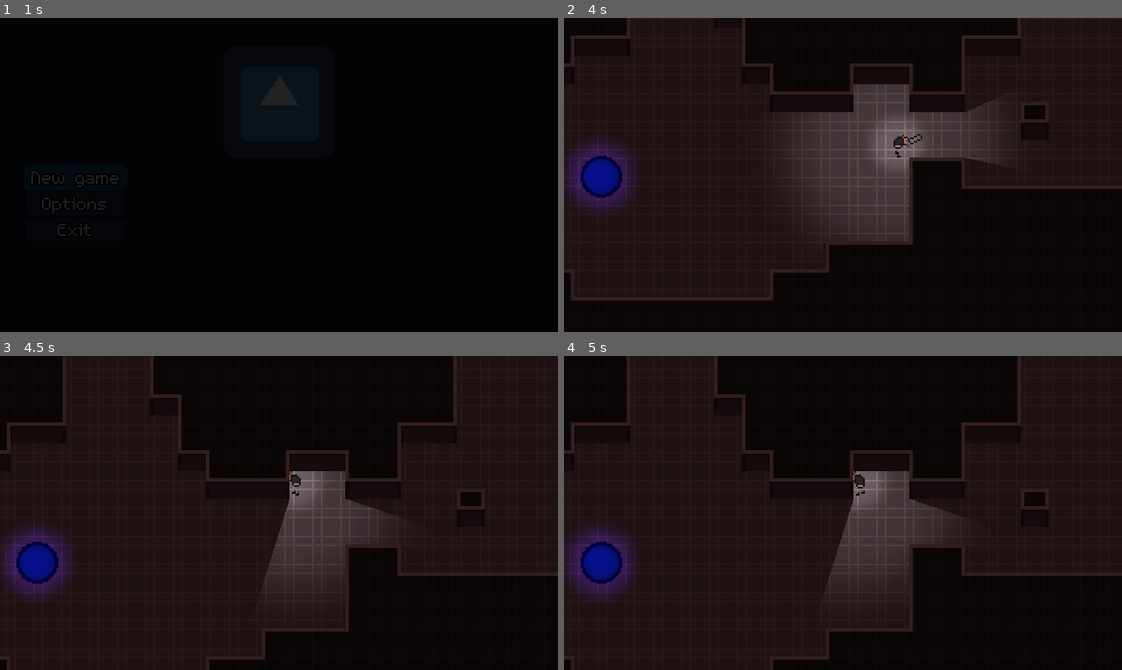
Above: before the commit, frames 1-4 (two rows, left to right).
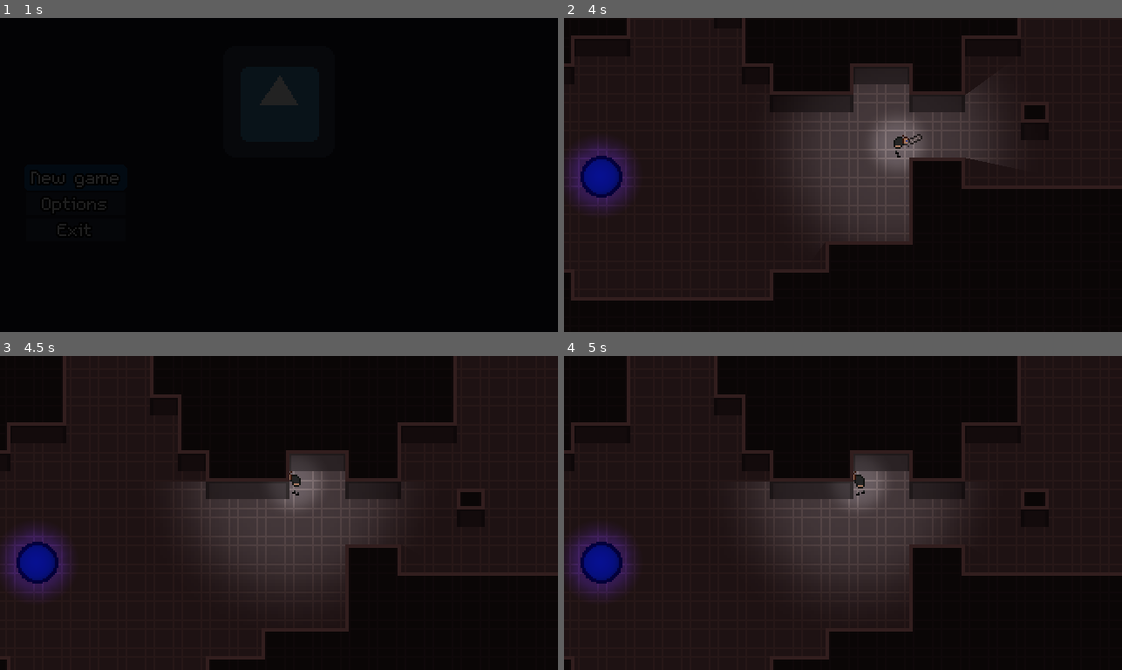
Above: after the commit, the same moments.

Repository: Evanaellio/ludumdare46
Game: Godot game, scene res://Game/Game.tscn
Same seed, same stepped clock (60 frames per second), same inputs: the game is played once before the commit and once after it. The engine's default icon, where the game draws it, is replaced by a stand-in: a white triangle on a blue panel in a dark square.
Inputs (mouse positions are in pixels of both pictures, inside the frame that each line leads up to):
- Up to frame 1 (1 s): click "New game" at 0.5 s
- Up to frame 2 (4 s): tap Enter at 1.25 s; move the mouse to (965, 159) at 1.27 s; hold D (Right) 1.28-2.03 s; tap Space (Attack) every 0.75 s from 1.35 to 3.6 s; move the mouse to (731, 190) at 2.02 s; hold S (Down) 2.03-2.78 s; move the mouse to (898, 105) at 2.77 s; hold D (Right) 2.78-3.53 s; move the mouse to (815, 237) at 3.52 s; hold W (Up) from 3.53 s (still down)
- Up to frame 3 (4.5 s): move the mouse to (446, 560) at 4.27 s; release W (Up) at 4.28 s; hold A (Left) from 4.28 s (still down); tap Space (Attack) at 4.35 s
- Up to frame 4 (5 s): keep holding A (Left)

Frame 1 is identical in both runs. In frame 2, 0.1% of the frame differs, in the area x 71-75%, y 23-30%; in frame 3, 3.4%, in the area x 34-70%, y 31-72%; in frame 4, 3.4%.

Commit message:
Update occlusion map

Diff:
--- a/Levels/TestScene.tscn
+++ b/Levels/TestScene.tscn
@@ -6,116 +6,116 @@
 [ext_resource path="res://Prefabs/Spawner/Spawner.tscn" type="PackedScene" id=4]
 [ext_resource path="res://Assets/Map/tileset.png" type="Texture" id=5]
 
-[sub_resource type="OccluderPolygon2D" id=22]
-polygon = PoolVector2Array( 0, 0, 16, 0, 16, 16, 0, 16 )
-
-[sub_resource type="ConvexPolygonShape2D" id=1]
-points = PoolVector2Array( 0, 0, 16, 0, 16, 16, 0, 16 )
-
-[sub_resource type="OccluderPolygon2D" id=23]
+[sub_resource type="OccluderPolygon2D" id=1]
 polygon = PoolVector2Array( 0, 0, 16, 0, 16, 16, 0, 16 )
 
 [sub_resource type="ConvexPolygonShape2D" id=2]
 points = PoolVector2Array( 0, 0, 16, 0, 16, 16, 0, 16 )
 
-[sub_resource type="OccluderPolygon2D" id=24]
-polygon = PoolVector2Array( 0, 0, 16, 0, 16, 16, 0, 16 )
-
-[sub_resource type="ConvexPolygonShape2D" id=3]
+[sub_resource type="OccluderPolygon2D" id=3]
+polygon = PoolVector2Array( 0, 0, 16, 0, 16, 6, 8, 6, 8, 16, 0, 16 )
+
+[sub_resource type="ConvexPolygonShape2D" id=4]
 points = PoolVector2Array( 0, 0, 16, 0, 16, 16, 0, 16 )
 
-[sub_resource type="NavigationPolygon" id=4]
+[sub_resource type="OccluderPolygon2D" id=5]
+polygon = PoolVector2Array( 8, 6, 8, 16, 16, 16, 16, 0, 0, 0, 0, 6 )
+
+[sub_resource type="ConvexPolygonShape2D" id=6]
+points = PoolVector2Array( 0, 0, 16, 0, 16, 16, 0, 16 )
+
+[sub_resource type="NavigationPolygon" id=7]
 vertices = PoolVector2Array( 16, 0, 8, 0, 8, 10, 16, 10 )
 polygons = [ PoolIntArray( 0, 1, 2, 3 ) ]
 
-[sub_resource type="OccluderPolygon2D" id=26]
+[sub_resource type="OccluderPolygon2D" id=8]
 polygon = PoolVector2Array( 8, 0, 8, 10, 16, 10, 16, 16, 0, 16, 0, 0 )
 
-[sub_resource type="ConvexPolygonShape2D" id=5]
+[sub_resource type="ConvexPolygonShape2D" id=9]
 points = PoolVector2Array( 0, 0, 8, 0, 8, 16, 0, 16 )
 
-[sub_resource type="NavigationPolygon" id=6]
+[sub_resource type="NavigationPolygon" id=10]
 vertices = PoolVector2Array( 0, 0, 8, 0, 8, 10, 0, 10 )
 polygons = [ PoolIntArray( 0, 1, 2, 3 ) ]
 
-[sub_resource type="OccluderPolygon2D" id=27]
+[sub_resource type="OccluderPolygon2D" id=11]
 polygon = PoolVector2Array( 8, 10, 0, 10, 0, 16, 16, 16, 16, 0, 8, 0 )
 
-[sub_resource type="ConvexPolygonShape2D" id=7]
+[sub_resource type="ConvexPolygonShape2D" id=12]
 points = PoolVector2Array( 8, 0, 16, 0, 16, 16, 8, 16 )
 
-[sub_resource type="NavigationPolygon" id=8]
+[sub_resource type="NavigationPolygon" id=13]
 vertices = PoolVector2Array( 0, 0, 16, 0, 16, 16, 0, 16 )
 polygons = [ PoolIntArray( 0, 1, 2, 3 ) ]
 
+[sub_resource type="OccluderPolygon2D" id=14]
+polygon = PoolVector2Array( 0, 0, 16, 0, 16, 6, 0, 6 )
+
+[sub_resource type="ConvexPolygonShape2D" id=15]
+points = PoolVector2Array( 0, 0, 16, 0, 16, 16, 0, 16 )
+
+[sub_resource type="NavigationPolygon" id=16]
+vertices = PoolVector2Array( 16, 10, 0, 10, 0, 0, 16, 0 )
+polygons = [ PoolIntArray( 0, 1, 2, 3 ) ]
+
+[sub_resource type="OccluderPolygon2D" id=17]
+polygon = PoolVector2Array( 16, 16, 0, 16, 0, 10, 16, 10 )
+
+[sub_resource type="NavigationPolygon" id=18]
+vertices = PoolVector2Array( 16, 16, 8, 16, 8, 0, 16, 0 )
+polygons = [ PoolIntArray( 0, 1, 2, 3 ) ]
+
+[sub_resource type="OccluderPolygon2D" id=19]
+polygon = PoolVector2Array( 0, 16, 8, 16, 8, 0, 0, 0 )
+
+[sub_resource type="ConvexPolygonShape2D" id=20]
+points = PoolVector2Array( 0, 0, 8, 0, 8, 16, 0, 16 )
+
+[sub_resource type="NavigationPolygon" id=21]
+vertices = PoolVector2Array( 8, 16, 0, 16, 0, 0, 8, 0 )
+polygons = [ PoolIntArray( 0, 1, 2, 3 ) ]
+
+[sub_resource type="OccluderPolygon2D" id=22]
+polygon = PoolVector2Array( 16, 16, 8, 16, 8, 0, 16, 0 )
+
+[sub_resource type="ConvexPolygonShape2D" id=23]
+points = PoolVector2Array( 16, 16, 8, 16, 8, 0, 16, 0 )
+
+[sub_resource type="NavigationPolygon" id=24]
+vertices = PoolVector2Array( 16, 16, 8, 16, 8, 0, 16, 0 )
+polygons = [ PoolIntArray( 0, 1, 2, 3 ) ]
+
 [sub_resource type="OccluderPolygon2D" id=25]
-polygon = PoolVector2Array( 0, 0, 16, 0, 16, 16, 0, 16 )
-
-[sub_resource type="ConvexPolygonShape2D" id=9]
-points = PoolVector2Array( 0, 0, 16, 0, 16, 16, 0, 16 )
-
-[sub_resource type="NavigationPolygon" id=10]
-vertices = PoolVector2Array( 16, 10, 0, 10, 0, 0, 16, 0 )
+polygon = PoolVector2Array( 0, 0, 8, 0, 8, 6, 0, 6 )
+
+[sub_resource type="ConvexPolygonShape2D" id=26]
+points = PoolVector2Array( 0, 0, 8, 0, 8, 16, 0, 16 )
+
+[sub_resource type="NavigationPolygon" id=27]
+vertices = PoolVector2Array( 8, 16, 0, 16, 0, 0, 8, 0 )
 polygons = [ PoolIntArray( 0, 1, 2, 3 ) ]
 
 [sub_resource type="OccluderPolygon2D" id=28]
-polygon = PoolVector2Array( 16, 16, 0, 16, 0, 10, 16, 10 )
-
-[sub_resource type="NavigationPolygon" id=11]
-vertices = PoolVector2Array( 16, 16, 8, 16, 8, 0, 16, 0 )
-polygons = [ PoolIntArray( 0, 1, 2, 3 ) ]
-
-[sub_resource type="OccluderPolygon2D" id=29]
-polygon = PoolVector2Array( 0, 16, 8, 16, 8, 0, 0, 0 )
-
-[sub_resource type="ConvexPolygonShape2D" id=12]
-points = PoolVector2Array( 0, 0, 8, 0, 8, 16, 0, 16 )
-
-[sub_resource type="NavigationPolygon" id=13]
-vertices = PoolVector2Array( 8, 16, 0, 16, 0, 0, 8, 0 )
-polygons = [ PoolIntArray( 0, 1, 2, 3 ) ]
-
-[sub_resource type="OccluderPolygon2D" id=30]
-polygon = PoolVector2Array( 16, 16, 8, 16, 8, 0, 16, 0 )
-
-[sub_resource type="ConvexPolygonShape2D" id=14]
+polygon = PoolVector2Array( 16, 6, 8, 6, 8, 0, 16, 0 )
+
+[sub_resource type="ConvexPolygonShape2D" id=29]
 points = PoolVector2Array( 16, 16, 8, 16, 8, 0, 16, 0 )
 
-[sub_resource type="NavigationPolygon" id=15]
-vertices = PoolVector2Array( 16, 16, 8, 16, 8, 0, 16, 0 )
-polygons = [ PoolIntArray( 0, 1, 2, 3 ) ]
-
-[sub_resource type="OccluderPolygon2D" id=31]
-polygon = PoolVector2Array( 0, 0, 8, 0, 8, 16, 0, 16 )
-
-[sub_resource type="ConvexPolygonShape2D" id=16]
-points = PoolVector2Array( 0, 0, 8, 0, 8, 16, 0, 16 )
-
-[sub_resource type="NavigationPolygon" id=17]
-vertices = PoolVector2Array( 8, 16, 0, 16, 0, 0, 8, 0 )
-polygons = [ PoolIntArray( 0, 1, 2, 3 ) ]
-
-[sub_resource type="OccluderPolygon2D" id=32]
-polygon = PoolVector2Array( 16, 16, 8, 16, 8, 0, 16, 0 )
-
-[sub_resource type="ConvexPolygonShape2D" id=18]
-points = PoolVector2Array( 16, 16, 8, 16, 8, 0, 16, 0 )
-
-[sub_resource type="NavigationPolygon" id=19]
+[sub_resource type="NavigationPolygon" id=30]
 vertices = PoolVector2Array( 8, 16, 8, 10, 0, 10, 0, 0, 16, 0, 16, 16 )
 polygons = [ PoolIntArray( 0, 1, 2, 3, 4, 5 ) ]
 
-[sub_resource type="OccluderPolygon2D" id=33]
+[sub_resource type="OccluderPolygon2D" id=31]
 polygon = PoolVector2Array( 0, 16, 8, 16, 8, 10, 0, 10 )
 
-[sub_resource type="NavigationPolygon" id=20]
+[sub_resource type="NavigationPolygon" id=32]
 vertices = PoolVector2Array( 8, 16, 8, 10, 16, 10, 16, 0, 0, 0, 0, 16 )
 polygons = [ PoolIntArray( 0, 1, 2, 3, 4, 5 ) ]
 
-[sub_resource type="OccluderPolygon2D" id=34]
+[sub_resource type="OccluderPolygon2D" id=33]
 polygon = PoolVector2Array( 16, 16, 8, 16, 8, 10, 16, 10 )
 
-[sub_resource type="TileSet" id=21]
+[sub_resource type="TileSet" id=34]
 1/name = "tileset.png 1"
 1/texture = ExtResource( 5 )
 1/tex_offset = Vector2( 0, 0 )
@@ -123,18 +123,18 @@
 1/region = Rect2( 0, 0, 16, 16 )
 1/tile_mode = 0
 1/occluder_offset = Vector2( 0, 0 )
-1/occluder = SubResource( 22 )
+1/occluder = SubResource( 1 )
 1/navigation_offset = Vector2( 0, 0 )
 1/shape_offset = Vector2( 0, 0 )
 1/shape_transform = Transform2D( 1, 0, 0, 1, 0, 0 )
-1/shape = SubResource( 1 )
+1/shape = SubResource( 2 )
 1/shape_one_way = false
 1/shape_one_way_margin = 1.0
 1/shapes = [ {
 "autotile_coord": Vector2( 0, 0 ),
 "one_way": false,
 "one_way_margin": 1.0,
-"shape": SubResource( 1 ),
+"shape": SubResource( 2 ),
 "shape_transform": Transform2D( 1, 0, 0, 1, 0, 0 )
 } ]
 1/z_index = 0
@@ -145,18 +145,18 @@
 2/region = Rect2( 32, 0, 16, 16 )
 2/tile_mode = 0
 2/occluder_offset = Vector2( 0, 0 )
-2/occluder = SubResource( 25 )
+2/occluder = SubResource( 14 )
 2/navigation_offset = Vector2( 0, 0 )
 2/shape_offset = Vector2( 0, 0 )
 2/shape_transform = Transform2D( 1, 0, 0, 1, 0, 0 )
-2/shape = SubResource( 9 )
+2/shape = SubResource( 15 )
 2/shape_one_way = false
 2/shape_one_way_margin = 1.0
 2/shapes = [ {
 "autotile_coord": Vector2( 0, 0 ),
 "one_way": false,
 "one_way_margin": 1.0,
-"shape": SubResource( 9 ),
+"shape": SubResource( 15 ),
 "shape_transform": Transform2D( 1, 0, 0, 1, 0, 0 )
 } ]
 2/z_index = 0
@@ -206,19 +206,19 @@
 5/region = Rect2( 48, 16, 16, 16 )
 5/tile_mode = 0
 5/occluder_offset = Vector2( 0, 0 )
-5/occluder = SubResource( 30 )
+5/occluder = SubResource( 22 )
 5/navigation_offset = Vector2( 0, 0 )
-5/navigation = SubResource( 13 )
+5/navigation = SubResource( 21 )
 5/shape_offset = Vector2( 0, 0 )
 5/shape_transform = Transform2D( 1, 0, 0, 1, 0, 0 )
-5/shape = SubResource( 14 )
+5/shape = SubResource( 23 )
 5/shape_one_way = false
 5/shape_one_way_margin = 1.0
 5/shapes = [ {
 "autotile_coord": Vector2( 0, 0 ),
 "one_way": false,
 "one_way_margin": 1.0,
-"shape": SubResource( 14 ),
+"shape": SubResource( 23 ),
 "shape_transform": Transform2D( 1, 0, 0, 1, 0, 0 )
 } ]
 5/z_index = 0
@@ -229,19 +229,19 @@
 6/region = Rect2( 32, 32, 16, 16 )
 6/tile_mode = 0
 6/occluder_offset = Vector2( 0, 0 )
-6/occluder = SubResource( 31 )
+6/occluder = SubResource( 25 )
 6/navigation_offset = Vector2( 0, 0 )
-6/navigation = SubResource( 15 )
+6/navigation = SubResource( 24 )
 6/shape_offset = Vector2( 0, 0 )
 6/shape_transform = Transform2D( 1, 0, 0, 1, 0, 0 )
-6/shape = SubResource( 16 )
+6/shape = SubResource( 26 )
 6/shape_one_way = false
 6/shape_one_way_margin = 1.0
 6/shapes = [ {
 "autotile_coord": Vector2( 0, 0 ),
 "one_way": false,
 "one_way_margin": 1.0,
-"shape": SubResource( 16 ),
+"shape": SubResource( 26 ),
 "shape_transform": Transform2D( 1, 0, 0, 1, 0, 0 )
 } ]
 6/z_index = 0
@@ -252,19 +252,19 @@
 7/region = Rect2( 48, 32, 16, 16 )
 7/tile_mode = 0
 7/occluder_offset = Vector2( 0, 0 )
-7/occluder = SubResource( 32 )
+7/occluder = SubResource( 28 )
 7/navigation_offset = Vector2( 0, 0 )
-7/navigation = SubResource( 17 )
+7/navigation = SubResource( 27 )
 7/shape_offset = Vector2( 0, 0 )
 7/shape_transform = Transform2D( 1, 0, 0, 1, 0, 0 )
-7/shape = SubResource( 18 )
+7/shape = SubResource( 29 )
 7/shape_one_way = false
 7/shape_one_way_margin = 1.0
 7/shapes = [ {
 "autotile_coord": Vector2( 0, 0 ),
 "one_way": false,
 "one_way_margin": 1.0,
-"shape": SubResource( 18 ),
+"shape": SubResource( 29 ),
 "shape_transform": Transform2D( 1, 0, 0, 1, 0, 0 )
 } ]
 7/z_index = 0
@@ -307,18 +307,18 @@
 10/region = Rect2( 64, 0, 16, 16 )
 10/tile_mode = 0
 10/occluder_offset = Vector2( 0, 0 )
-10/occluder = SubResource( 23 )
+10/occluder = SubResource( 3 )
 10/navigation_offset = Vector2( 0, 0 )
 10/shape_offset = Vector2( 0, 0 )
 10/shape_transform = Transform2D( 1, 0, 0, 1, 0, 0 )
-10/shape = SubResource( 2 )
+10/shape = SubResource( 4 )
 10/shape_one_way = false
 10/shape_one_way_margin = 1.0
 10/shapes = [ {
 "autotile_coord": Vector2( 0, 0 ),
 "one_way": false,
 "one_way_margin": 1.0,
-"shape": SubResource( 2 ),
+"shape": SubResource( 4 ),
 "shape_transform": Transform2D( 1, 0, 0, 1, 0, 0 )
 } ]
 10/z_index = 0
@@ -329,18 +329,18 @@
 11/region = Rect2( 80, 0, 16, 16 )
 11/tile_mode = 0
 11/occluder_offset = Vector2( 0, 0 )
-11/occluder = SubResource( 24 )
+11/occluder = SubResource( 5 )
 11/navigation_offset = Vector2( 0, 0 )
 11/shape_offset = Vector2( 0, 0 )
 11/shape_transform = Transform2D( 1, 0, 0, 1, 0, 0 )
-11/shape = SubResource( 3 )
+11/shape = SubResource( 6 )
 11/shape_one_way = false
 11/shape_one_way_margin = 1.0
 11/shapes = [ {
 "autotile_coord": Vector2( 0, 0 ),
 "one_way": false,
 "one_way_margin": 1.0,
-"shape": SubResource( 3 ),
+"shape": SubResource( 6 ),
 "shape_transform": Transform2D( 1, 0, 0, 1, 0, 0 )
 } ]
 11/z_index = 0
Not shown: 9 places in Levels/TestScene.tscn that only renumber resources
